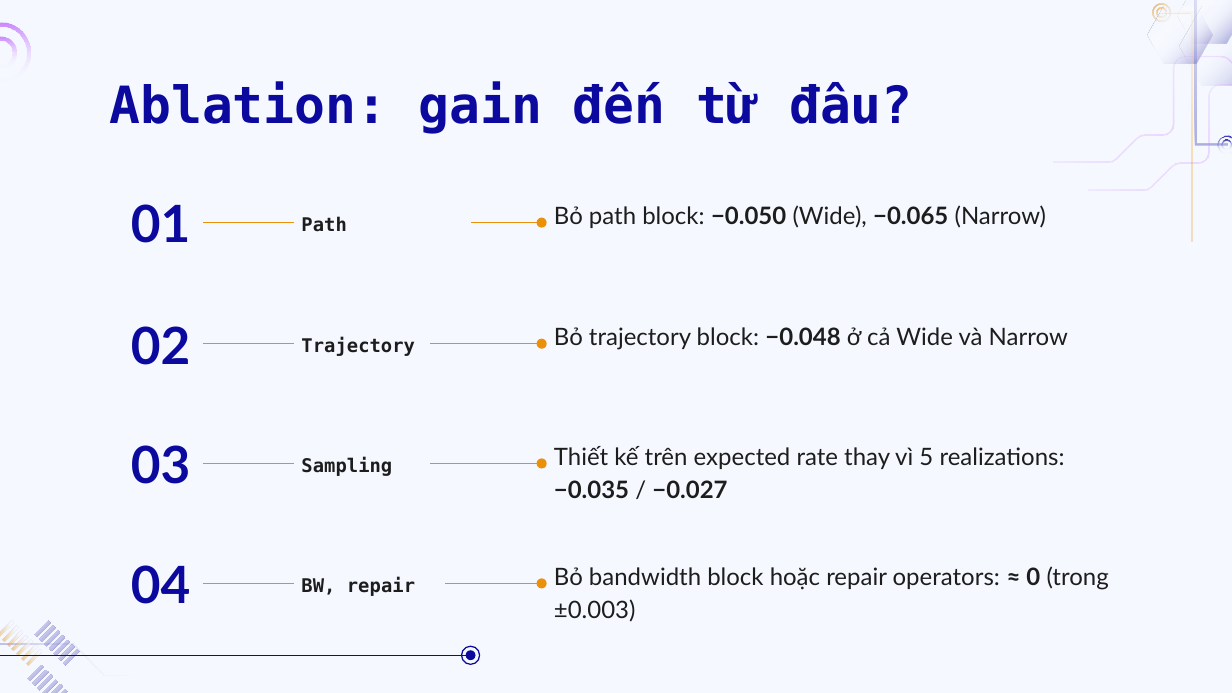
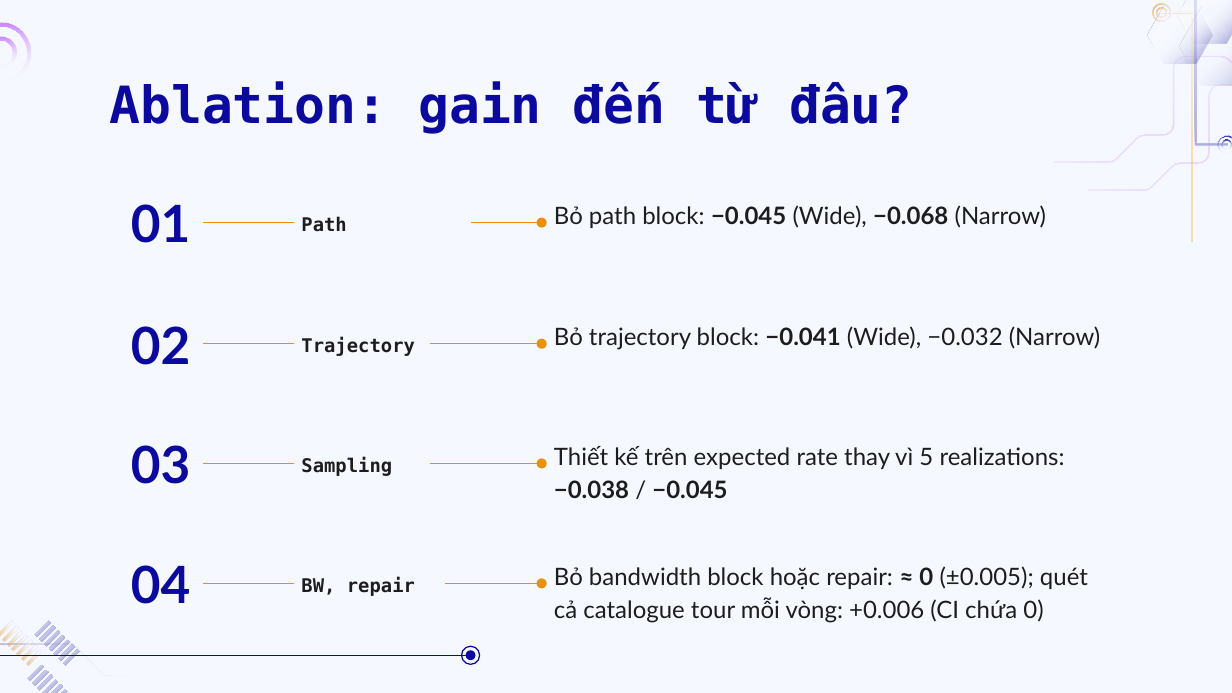
Before and after one commit to doanan293/hust-algorithms-design-analysis, a slide deck: slide 20 of docs/presentation/uav-alert-delivery.pptx (slide 19 before the commit). Drawn at 1232x693 pixels with LibreOffice and Linux fonts; fonts in the diff are those of the drawing; background and template pictures are left out. Boxes give left, top, right and bottom in pixels: in the first picture for what was removed or moved away, otherwise in the second. Text is boxed around its words. In the diff, an @@ line names an element or a change of style, - is before the commit and + after.

Commit message:
docs: update the slides for the local search blocks

```diff
--- a/docs/presentation/uav-alert-delivery.pptx
+++ b/docs/presentation/uav-alert-delivery.pptx
@@ text at bbox=[554, 205, 1046, 228]: text changed @@
-Bỏ path block: −0.050 (Wide), −0.065 (Narrow)
+Bỏ path block: −0.045 (Wide), −0.068 (Narrow)
@@ text at bbox=[554, 326, 1101, 350]: text changed @@
-Bỏ trajectory block: −0.048 ở cả Wide và Narrow
+Bỏ trajectory block: −0.041 (Wide), −0.032 (Narrow)
@@ text at bbox=[554, 446, 1065, 498]: text changed @@
-Thiết kế trên expected rate thay vì 5 realizations: −0.035 / −0.027
+Thiết kế trên expected rate thay vì 5 realizations: −0.038 / −0.045
@@ text at bbox=[554, 566, 1088, 623]: text changed @@
-Bỏ bandwidth block hoặc repair operators: ≈ 0 (trong ±0.003)
+Bỏ bandwidth block hoặc repair: ≈ 0 (±0.005); quét cả catalogue tour mỗi vòng: +0.006 (CI chứa 0)
```
Also in this commit, not shown: 6 other slides changed, 1 slide added.
